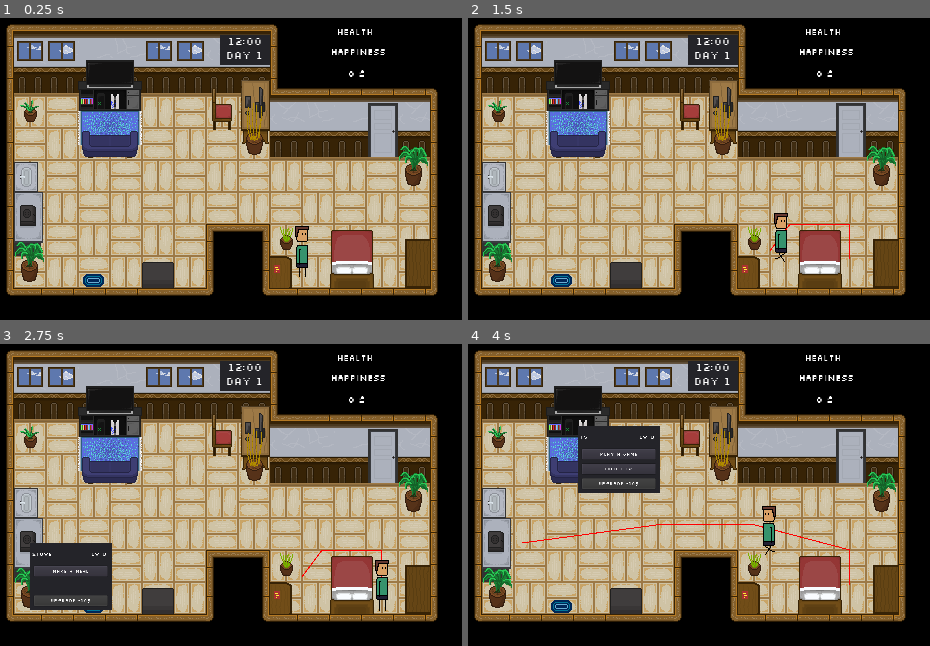
Above: before the commit, frames 1-4 (two rows, left to right).
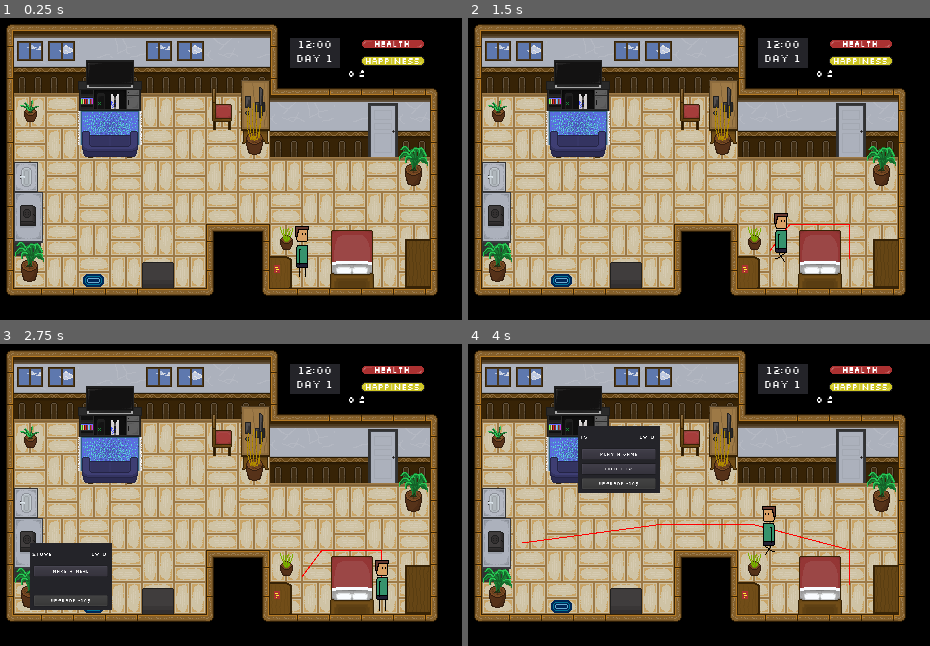
Above: after the commit, the same moments.

Repository: sun-wise-man/work-from-home
Game: Godot game, scene res://scenes/main.tscn
Same seed, same stepped clock (60 frames per second), same inputs: the game is played once before the commit and once after it.
Inputs (mouse positions are in pixels of both pictures, inside the frame that each line leads up to):
- Up to frame 1 (0.25 s): no input
- Up to frame 2 (1.5 s): move the mouse to (819, 259) at 0.52 s; click (819, 259) at 0.67 s; click "Go to sleep" at 1.25 s
- Up to frame 3 (2.75 s): move the mouse to (27, 543) at 2.02 s; click (27, 543) at 2.17 s
- Up to frame 4 (4 s): click "Make a meal" at 2.75 s; move the mouse to (578, 425) at 3.52 s; click (578, 425) at 3.67 s

The runs differ from the first frame. In frame 1, 3.1% of the frame differs, in the area x 47-92%, y 3-17%; in frame 2, 3.1%; in frame 3, 3.1%; in frame 4, 3.1%.

Commit message:
Update main.tscn

Diff:
--- a/scenes/main.tscn
+++ b/scenes/main.tscn
@@ -29,6 +29,9 @@
 [ext_resource path="res://scenes/Windows.gd" type="Script" id=27]
 [ext_resource path="res://scenes/ActivitySystem.gd" type="Script" id=28]
 [ext_resource path="res://scenes/Status.gd" type="Script" id=29]
+[ext_resource path="res://sprites/Element_Bar/Health_GUI_64x.png" type="Texture" id=30]
+[ext_resource path="res://sprites/Element_Bar/Frame_GUI_64x.png" type="Texture" id=31]
+[ext_resource path="res://sprites/Element_Bar/Happiness_GUI_64x.png" type="Texture" id=32]
 
 [sub_resource type="NavigationPolygon" id=1]
 vertices = PoolVector2Array( 439.385, 184.104, 440.561, 212.316, 417.061, 212.066, 416.936, 182.982, 340.561, 222.316,  …(431 unchanged characters)…
@@ -643,78 +646,82 @@
 [sub_resource type="RectangleShape2D" id=5]
 extents = Vector2( 7.15993, 26.0387 )
 
-[sub_resource type="DynamicFont" id=37]
+[sub_resource type="DynamicFont" id=6]
 size = 9
 font_data = ExtResource( 25 )
 
-[sub_resource type="RectangleShape2D" id=6]
+[sub_resource type="RectangleShape2D" id=7]
 extents = Vector2( 22.5005, 29.868 )
 
-[sub_resource type="RectangleShape2D" id=7]
+[sub_resource type="RectangleShape2D" id=8]
 extents = Vector2( 16, 25.9756 )
 
-[sub_resource type="RectangleShape2D" id=8]
+[sub_resource type="RectangleShape2D" id=9]
 extents = Vector2( 17.7689, 11.3794 )
 
-[sub_resource type="RectangleShape2D" id=9]
+[sub_resource type="RectangleShape2D" id=10]
 extents = Vector2( 16, 13.0445 )
 
-[sub_resource type="RectangleShape2D" id=10]
+[sub_resource type="RectangleShape2D" id=11]
 extents = Vector2( 17, 28 )
+
+[sub_resource type="AtlasTexture" id=12]
+atlas = ExtResource( 21 )
+region = Rect2( 0, 0, 64, 32 )
 
 [sub_resource type="AtlasTexture" id=13]
 atlas = ExtResource( 21 )
-region = Rect2( 0, 0, 64, 32 )
+region = Rect2( 64, 0, 64, 32 )
 
 [sub_resource type="AtlasTexture" id=14]
 atlas = ExtResource( 21 )
-region = Rect2( 64, 0, 64, 32 )
+region = Rect2( 128, 0, 64, 32 )
 
 [sub_resource type="AtlasTexture" id=15]
 atlas = ExtResource( 21 )
-region = Rect2( 128, 0, 64, 32 )
+region = Rect2( 192, 0, 64, 32 )
 
 [sub_resource type="AtlasTexture" id=16]
 atlas = ExtResource( 21 )
-region = Rect2( 192, 0, 64, 32 )
+region = Rect2( 256, 0, 64, 32 )
 
 [sub_resource type="AtlasTexture" id=17]
 atlas = ExtResource( 21 )
-region = Rect2( 256, 0, 64, 32 )
+region = Rect2( 0, 64, 64, 32 )
 
 [sub_resource type="AtlasTexture" id=18]
 atlas = ExtResource( 21 )
-region = Rect2( 0, 64, 64, 32 )
+region = Rect2( 64, 64, 64, 32 )
 
 [sub_resource type="AtlasTexture" id=19]
 atlas = ExtResource( 21 )
-region = Rect2( 64, 64, 64, 32 )
+region = Rect2( 128, 64, 64, 32 )
 
 [sub_resource type="AtlasTexture" id=20]
 atlas = ExtResource( 21 )
-region = Rect2( 128, 64, 64, 32 )
+region = Rect2( 192, 64, 64, 32 )
 
 [sub_resource type="AtlasTexture" id=21]
 atlas = ExtResource( 21 )
-region = Rect2( 192, 64, 64, 32 )
-
-[sub_resource type="AtlasTexture" id=22]
-atlas = ExtResource( 21 )
 region = Rect2( 256, 64, 64, 32 )
 
-[sub_resource type="SpriteFrames" id=23]
+[sub_resource type="SpriteFrames" id=22]
 animations = [ {
 "frames": [  ],
 "loop": true,
 "name": "default",
 "speed": 5.0
 }, {
-"frames": [ SubResource( 13 ), SubResource( 14 ), SubResource( 15 ), SubResource( 16 ), SubResource( 17 ), SubResource( 18 ), SubResource( 19 ), SubResource( 20 ), SubResource( 21 ), SubResource( 22 ) ],
+"frames": [ SubResource( 12 ), SubResource( 13 ), SubResource( 14 ), SubResource( 15 ), SubResource( 16 ), SubResource( 17 ), SubResource( 18 ), SubResource( 19 ), SubResource( 20 ), SubResource( 21 ) ],
 "loop": true,
 "name": "window",
 "speed": 5.02
 } ]
 
+[sub_resource type="DynamicFont" id=23]
+size = 13
+font_data = ExtResource( 25 )
+
 [sub_resource type="DynamicFont" id=24]
 size = 13
 font_data = ExtResource( 25 )
@@ -728,7 +735,7 @@
 font_data = ExtResource( 25 )
 
 [sub_resource type="DynamicFont" id=27]
-size = 13
+size = 10
 font_data = ExtResource( 25 )
 
 [sub_resource type="DynamicFont" id=28]
@@ -736,11 +743,11 @@
 font_data = ExtResource( 25 )
 
 [sub_resource type="DynamicFont" id=29]
-size = 10
+size = 12
 font_data = ExtResource( 25 )
 
 [sub_resource type="DynamicFont" id=30]
-size = 12
+size = 11
 font_data = ExtResource( 25 )
 
 [sub_resource type="DynamicFont" id=31]
@@ -752,7 +759,7 @@
 font_data = ExtResource( 25 )
 
 [sub_resource type="DynamicFont" id=33]
-size = 11
+size = 14
 font_data = ExtResource( 25 )
 
 [sub_resource type="DynamicFont" id=34]
@@ -760,10 +767,6 @@
 font_data = ExtResource( 25 )
 
 [sub_resource type="DynamicFont" id=35]
-size = 14
-font_data = ExtResource( 25 )
-
-[sub_resource type="DynamicFont" id=36]
 size = 12
 font_data = ExtResource( 25 )
 
@@ -952,47 +955,52 @@
 }
 
 [node name="HealthBar" type="TextureProgress" parent="GUI"]
-margin_left = 301.0
-margin_top = 24.0
-margin_right = 451.0
-margin_bottom = 40.0
+margin_left = 379.0
+margin_top = 12.0
+margin_right = 443.0
+margin_bottom = 76.0
 value = 100.0
+texture_progress = ExtResource( 30 )
 script = ExtResource( 11 )
 __meta__ = {
+"_edit_group_": true,
 "_edit_use_anchors_": false
 }
 
 [node name="Label" type="Label" parent="GUI/HealthBar"]
-margin_left = 54.0846
-margin_top = 4.27154
-margin_right = 105.085
-margin_bottom = 18.2716
+margin_left = 13.0
+margin_top = 28.0
+margin_right = 64.0004
+margin_bottom = 42.0001
+rect_scale = Vector2( 0.7, 0.7 )
+custom_fonts/font = SubResource( 23 )
+text = "Health"
+align = 1
+__meta__ = {
+"_edit_use_anchors_": false
+}
+
+[node name="HappinessBar" type="TextureProgress" parent="GUI"]
+margin_left = 379.0
+margin_top = 29.0
+margin_right = 447.0
+margin_bottom = 93.0
+value = 100.0
+texture_over = ExtResource( 31 )
+texture_progress = ExtResource( 32 )
+script = ExtResource( 11 )
+__meta__ = {
+"_edit_group_": true,
+"_edit_use_anchors_": false
+}
+
+[node name="Label" type="Label" parent="GUI/HappinessBar"]
+margin_left = 4.0
+margin_top = 28.0
+margin_right = 82.0
+margin_bottom = 42.0
 rect_scale = Vector2( 0.7, 0.7 )
 custom_fonts/font = SubResource( 24 )
-text = "Health"
-align = 1
-__meta__ = {
-"_edit_use_anchors_": false
-}
-
-[node name="HappinessBar" type="TextureProgress" parent="GUI"]
-margin_left = 301.0
-margin_top = 45.0
-margin_right = 451.0
-margin_bottom = 61.0
-value = 100.0
-script = ExtResource( 11 )
-__meta__ = {
-"_edit_use_anchors_": false
-}
-
-[node name="Label" type="Label" parent="GUI/HappinessBar"]
-margin_left = 47.7251
-margin_top = 3.19088
-margin_right = 125.725
-margin_bottom = 17.1909
-rect_scale = Vector2( 0.7, 0.7 )
-custom_fonts/font = SubResource( 25 )
 text = "Happiness"
 align = 1
 __meta__ = {
@@ -1115,23 +1123,26 @@
 margin_right = 95.7248
 margin_bottom = 25.1659
 rect_scale = Vector2( 0.216527, 0.928298 )
-custom_fonts/font = SubResource( 31 )
+custom_fonts/font = SubResource( 30 )
 text = "Event Occured"
 __meta__ = {
 "_edit_use_anchors_": false
 }
 
 [node name="Time" type="Panel" parent="GUI"]
-margin_left = 238.0
-margin_top = 35.0
-margin_right = 288.0
-margin_bottom = 65.0
+margin_left = 308.0
+margin_top = 38.0
+margin_right = 358.0
+margin_bottom = 68.0
 script = ExtResource( 26 )
+__meta__ = {
+"_edit_group_": true
+}
 
 [node name="hour" type="Label" parent="GUI/Time"]
 margin_right = 50.0
 margin_bottom = 15.0
-custom_fonts/font = SubResource( 32 )
+custom_fonts/font = SubResource( 31 )
 text = "12:00"
 align = 1
 valign = 1
@@ -1236,18 +1247,15 @@
 [node name="Label" type="Label" parent="GUI/ActivitySystem/Panel/Button3"]
 margin_right = 180.0
 margin_bottom = 25.0
-custom_fonts/font = SubResource( 36 )
+custom_fonts/font = SubResource( 35 )
 text = "Play a game"
 align = 1
 valign = 1
+[connection signal="hour_pass" from="." to="GUI/HealthBar" method="_on_World_hour_pass"]
+[connection signal="hour_pass" from="." to="GUI/HappinessBar" method="_on_World_hour_pass"]
 [connection signal="hour_pass" from="." to="GUI/Time" method="_on_World_hour_pass"]
 [connection signal="hour_pass" from="." to="." method="_on_World_hour_pass"]
-[connection signal="hour_pass" from="." to="GUI/HealthBar" method="_on_World_hour_pass"]
-[connection signal="hour_pass" from="." to="GUI/WorkBar" method="_on_World_hour_pass"]
-[connection signal="hour_pass" from="." to="GUI/HappinessBar" method="_on_World_hour_pass"]
-
 [connection signal="hour_pass" from="." to="Objects/Windows" method="_on_World_hour_pass"]
-[connection signal="hour_pass" from="." to="." method="_on_World_hour_pass"]
 [connection signal="path_done" from="Player" to="." method="_on_Player_path_done"]
 [connection signal="visibility_changed" from="Player/Status" to="Player/Status" method="_on_Status_visibility_changed"]
 [connection signal="mouse_entered" from="Objects/Bed/Area2D" to="Objects/Bed" method="_on_Area2D_mouse_entered"]
@@ -1264,10 +1272,10 @@
 [connection signal="pressed" from="GUI/DecisionPanel/Option2" to="GUI/DecisionPanel" method="_on_Option2_pressed"]
 [connection signal="visibility_changed" from="GUI/EventPanel" to="GUI/EventPanel" method="_on_EventPanel_visibility_changed"]
 [connection signal="upgrade_object" from="GUI/ActivitySystem" to="Objects/Bathroom" method="_on_ActivitySystem_upgrade_object"]
-[connection signal="upgrade_object" from="GUI/ActivitySystem" to="Objects/Bed" method="_on_ActivitySystem_upgrade_object"]
+[connection signal="upgrade_object" from="GUI/ActivitySystem" to="Objects/PC" method="_on_ActivitySystem_upgrade_object"]
 [connection signal="upgrade_object" from="GUI/ActivitySystem" to="Objects/Stove" method="_on_ActivitySystem_upgrade_object"]
 [connection signal="upgrade_object" from="GUI/ActivitySystem" to="Objects/Console" method="_on_ActivitySystem_upgrade_object"]
-[connection signal="upgrade_object" from="GUI/ActivitySystem" to="Objects/PC" method="_on_ActivitySystem_upgrade_object"]
+[connection signal="upgrade_object" from="GUI/ActivitySystem" to="Objects/Bed" method="_on_ActivitySystem_upgrade_object"]
 [connection signal="mouse_entered" from="GUI/ActivitySystem/Panel" to="." method="_on_Panel_mouse_entered"]
 [connection signal="mouse_exited" from="GUI/ActivitySystem/Panel" to="." method="_on_Panel_mouse_exited"]
 [connection signal="mouse_entered" from="GUI/ActivitySystem/Panel/Button" to="." method="_on_Button_mouse_entered"]
Not shown: 18 places in scenes/main.tscn that only renumber resources
